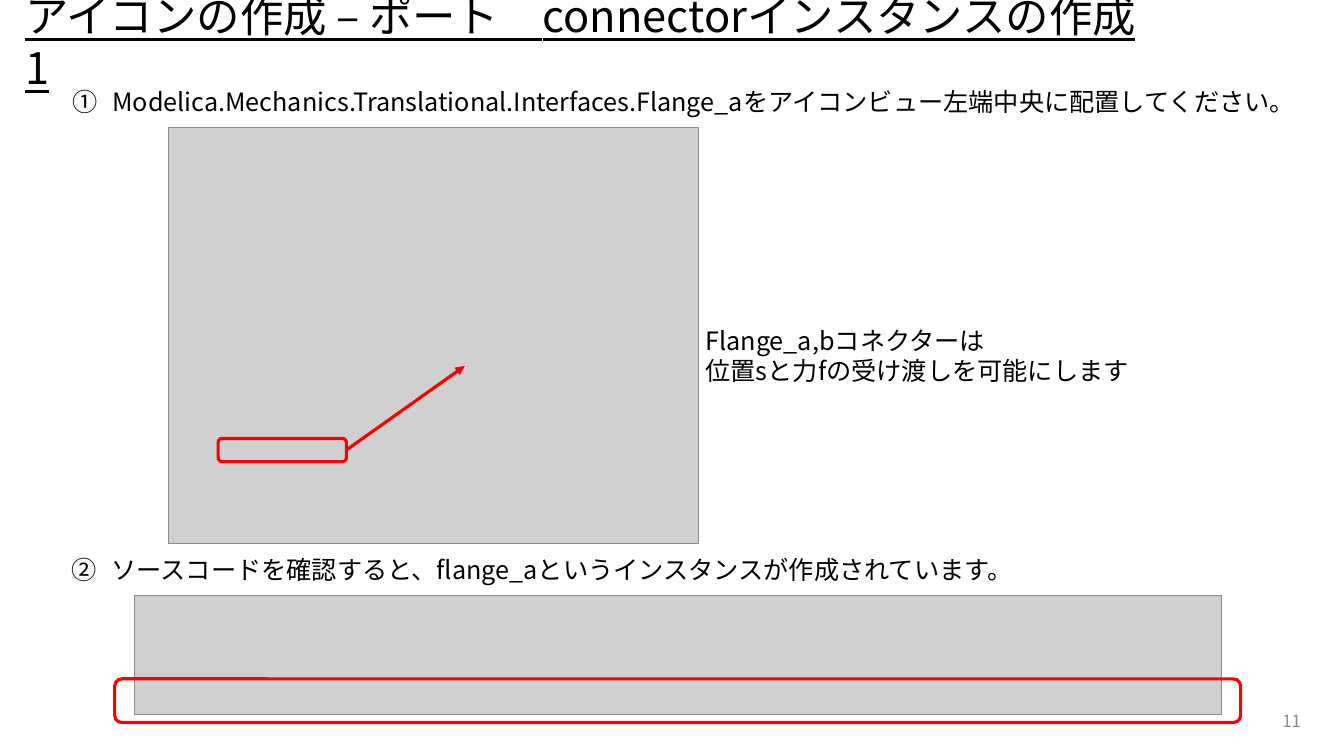
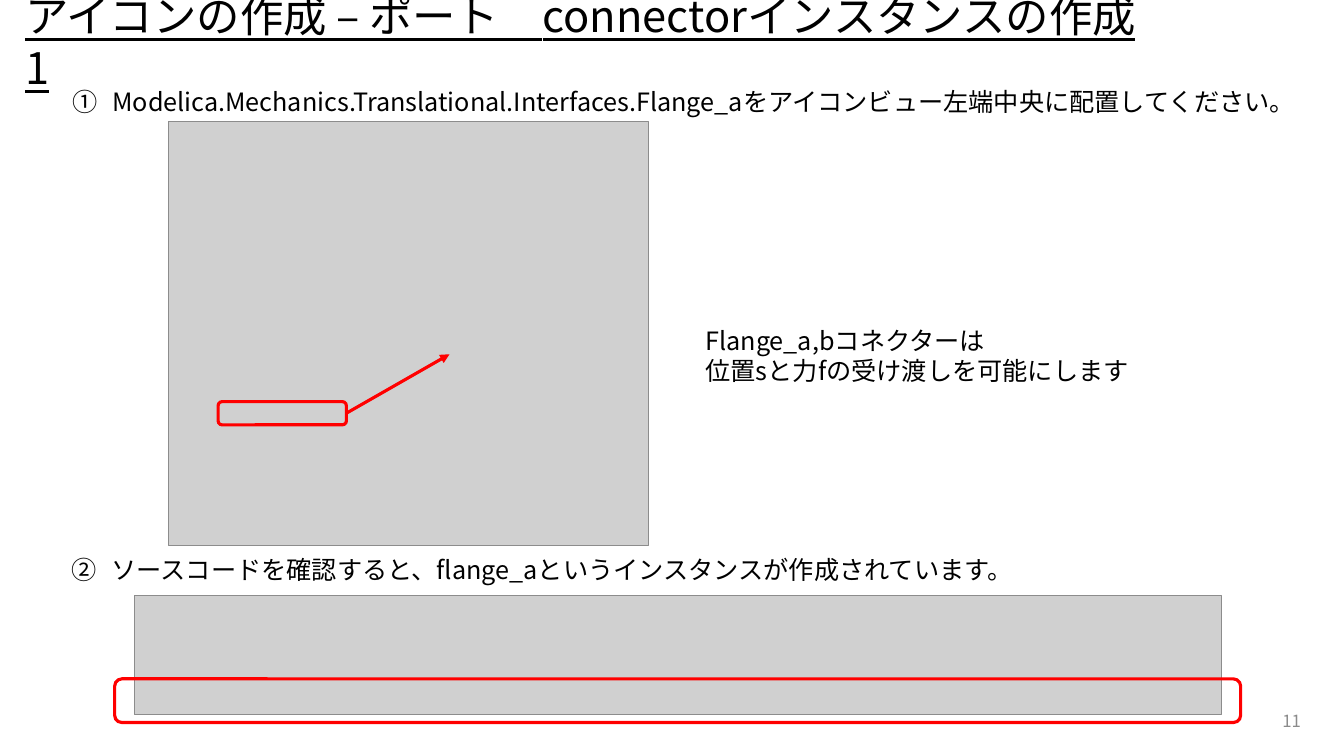
Before and after one commit to UedaShigenori/OpenModelica_Tutorials_Ja, a slide deck: slide 11 of 4_CustomizeModel2_ParallelSprings/OpenModelica_Tutorials_4.pptx. Drawn at 1344x756 pixels with LibreOffice and Linux fonts; fonts in the diff are those of the drawing; grey boxes stand for pictures. Boxes give left, top, right and bottom in pixels: in the first picture for what was removed or moved away, otherwise in the second. Text is boxed around its words. In the diff, an @@ line names an element or a change of style, - is before the commit and + after.

```diff
--- a/4_CustomizeModel2_ParallelSprings/OpenModelica_Tutorials_4.pptx
+++ b/4_CustomizeModel2_ParallelSprings/OpenModelica_Tutorials_4.pptx
@@ picture: place and size @@
-picture at [168, 128, 699, 544]
+picture at [168, 122, 648, 545]
@@ arrow moved from (465, 366) - (347, 450) to (450, 354) - (347, 413) @@
@@ rounded rectangle: place and size @@
-rounded rectangle at [218, 439, 346, 462]
+rounded rectangle at [218, 402, 346, 425]
```
Also in this commit, not shown: 10 other slides changed, 11 other files.
